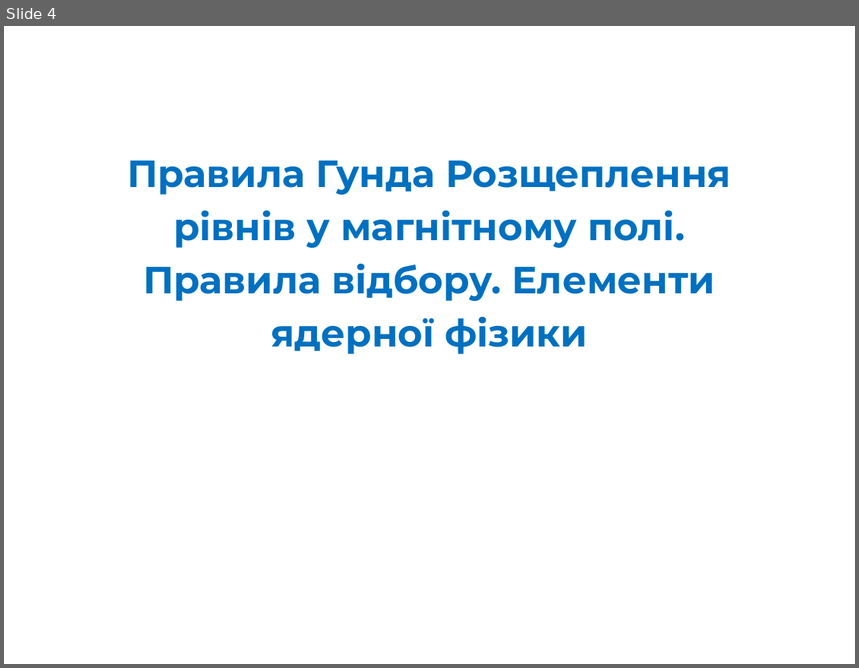
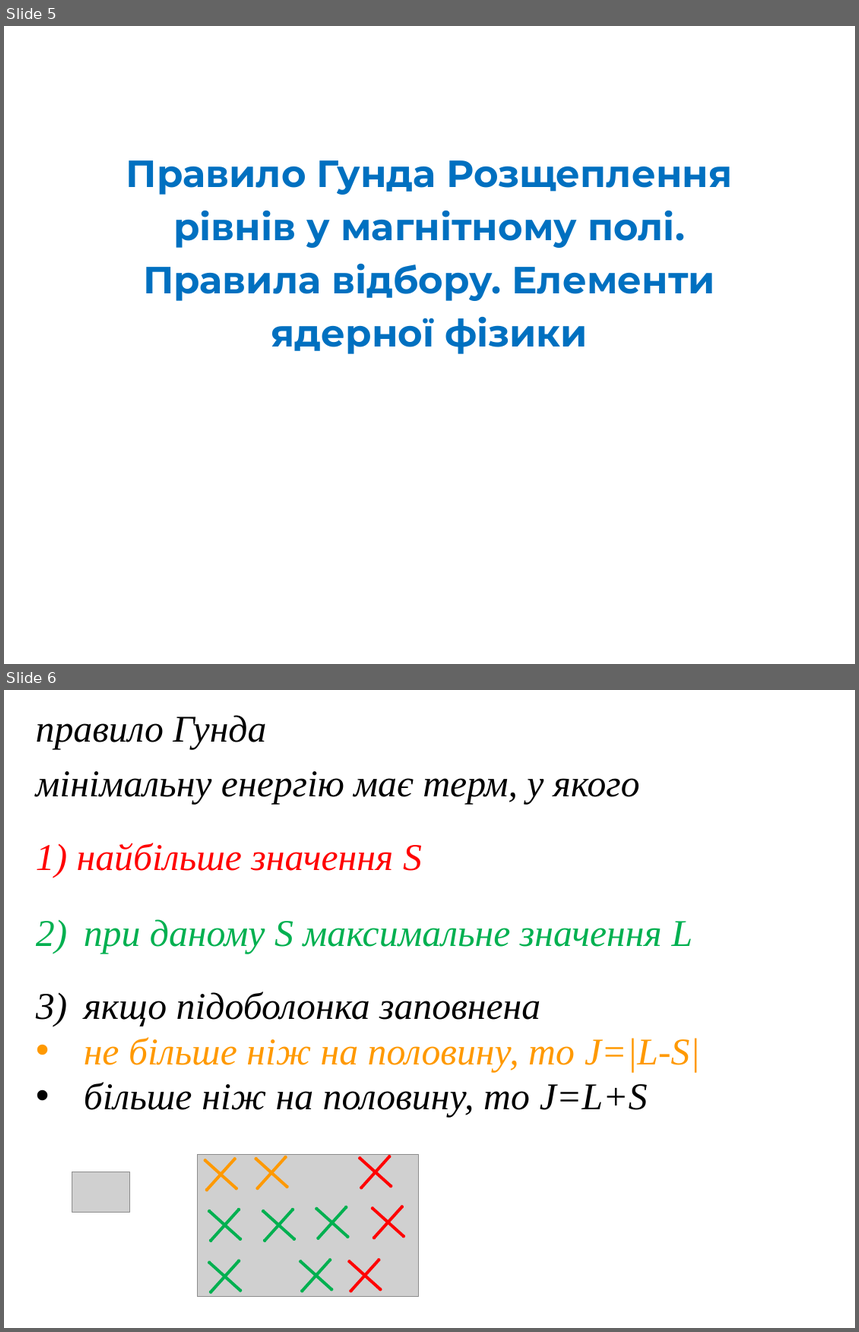
Before and after one commit to l432/NMK, a slide deck: Lecture/Chem/Lessons14/Less00_14s.ppt. Shown one above the other, each under a label of ours: slide 4 before the commit, slides 5 and 6 after it. The pictures are 859x668 and 859x1332 pixels, drawn with LibreOffice and Linux fonts; fonts in the diff are those of the drawing; grey boxes stand for pictures. Boxes give left, top, right and bottom in pixels: in the first picture for what was removed or moved away, otherwise in the second. Text is boxed around its words. In the diff, an @@ line names an element or a change of style, - is before the commit and + after.

```diff
--- a/Lecture/Chem/Lessons14/Less00_14s.ppt
+++ b/Lecture/Chem/Lessons14/Less00_14s.ppt
@@ slide 6 added at (x1=4, y1=690, x2=855, y2=1328), background #FFFFFF @@
@@ text added at (x1=36, y1=715, x2=266, y2=749), 32 pt, text #000000, italic @@
+правило Гунда
@@ text added at (x1=36, y1=771, x2=640, y2=871), 32 pt, text #000000, italic @@
+мінімальну енергію має терм, у якого
+1) найбільше значення S
@@ text added at (x1=84, y1=920, x2=693, y2=954), 32 pt, text #00B050, italic @@
+2) при даному S максимальне значення L
@@ text added at (x1=84, y1=992, x2=700, y2=1117), 32 pt, text #000000, italic @@
+3) якщо підоболонка заповнена
+• не більше ніж на половину, то J=|L-S|
+• більше ніж на половину, то J=L+S
@@ freeform shape added at (x1=191, y1=1144, x2=251, y2=1205), fill #FF9900, outline #FF9900 2.01 pt @@
@@ freeform shape added at (x1=241, y1=1142, x2=301, y2=1203), fill #00B050, outline #FF9900 2.01 pt @@
@@ freeform shape added at (x1=345, y1=1142, x2=405, y2=1203), fill #FF0000, outline #FF0000 2.01 pt @@
@@ picture added at (x1=198, y1=1155, x2=418, y2=1297) @@
@@ picture added at (x1=72, y1=1173, x2=130, y2=1213) @@
@@ freeform shape added at (x1=195, y1=1195, x2=255, y2=1255), fill #00B050, outline #00B050 2.01 pt @@
@@ freeform shape added at (x1=249, y1=1195, x2=309, y2=1255), fill #00B050, outline #00B050 2.01 pt @@
@@ freeform shape added at (x1=302, y1=1193, x2=362, y2=1253), fill #00B050, outline #00B050 2.01 pt @@
@@ freeform shape added at (x1=358, y1=1193, x2=418, y2=1253), fill #FF0000, outline #FF0000 2.01 pt @@
@@ freeform shape added at (x1=195, y1=1246, x2=255, y2=1306), fill #00B050, outline #00B050 2.01 pt @@
@@ freeform shape added at (x1=286, y1=1246, x2=347, y2=1306), fill #00B050, outline #00B050 2.01 pt @@
@@ freeform shape added at (x1=335, y1=1246, x2=395, y2=1306), fill #FF0000, outline #FF0000 2.01 pt @@
@@ what was slide 4 is now slide 5 @@
@@ slide 5 changed as well @@
@@ text at (x1=126, y1=161, x2=733, y2=354): text changed @@
-Правила Гунда Розщеплення рівнів у магнітному полі. Правила відбору. Елементи ядерної фізики
+Правило Гунда Розщеплення рівнів у магнітному полі. Правила відбору. Елементи ядерної фізики
```
Also in this commit, not shown: 1 other slide changed, 16 other slides added, 8 slides removed.
